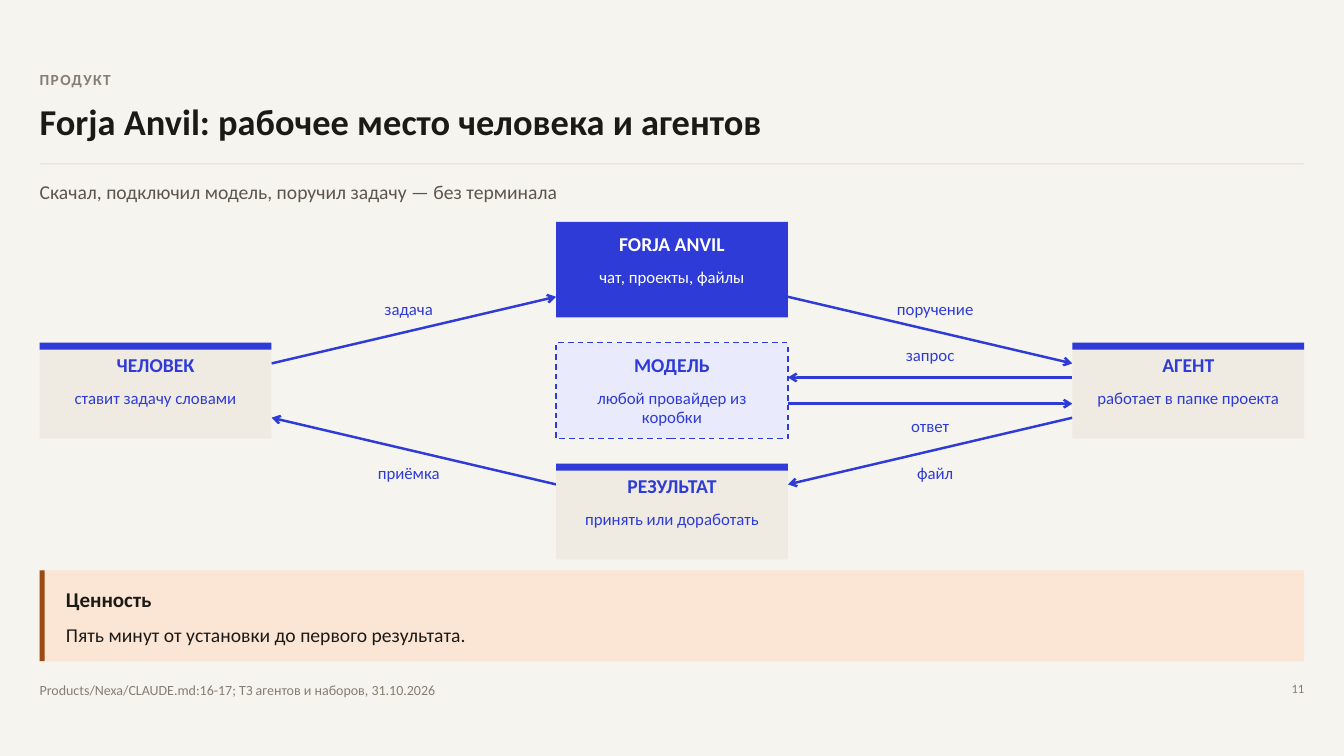
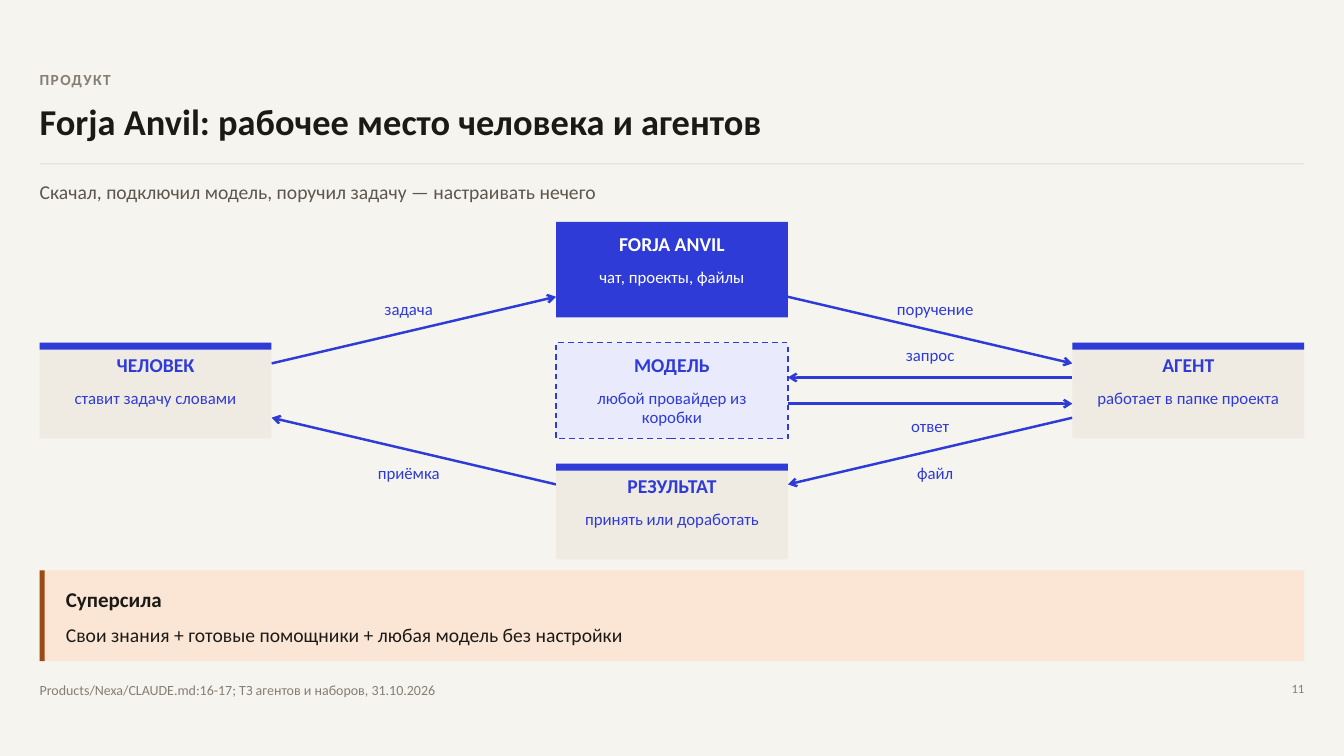
Before and after one commit to khsergey-afk/forja-zerocoder, a slide deck: slide 11 of docs/2026-11-01_forja-выпускной_доклад.pptx. Drawn at 1344x756 pixels with LibreOffice and Linux fonts; fonts in the diff are those of the drawing. Boxes give left, top, right and bottom in pixels: in the first picture for what was removed or moved away, otherwise in the second. Text is boxed around its words. In the diff, an @@ line names an element or a change of style, - is before the commit and + after.

```diff
--- a/docs/2026-11-01_forja-выпускной_доклад.pptx
+++ b/docs/2026-11-01_forja-выпускной_доклад.pptx
@@ text at [40, 186, 596, 202]: text changed @@
-Скачал, подключил модель, поручил задачу — без терминала
+Скачал, подключил модель, поручил задачу — настраивать нечего
@@ text at [66, 593, 162, 611]: text changed @@
-Ценность
+Суперсила
@@ text at [66, 628, 623, 646]: text changed @@
-Пять минут от установки до первого результата.
+Свои знания + готовые помощники + любая модель без настройки
```
Also in this commit, not shown: 7 other slides changed, 1 slide added, 1 slide removed, 10 other files.
